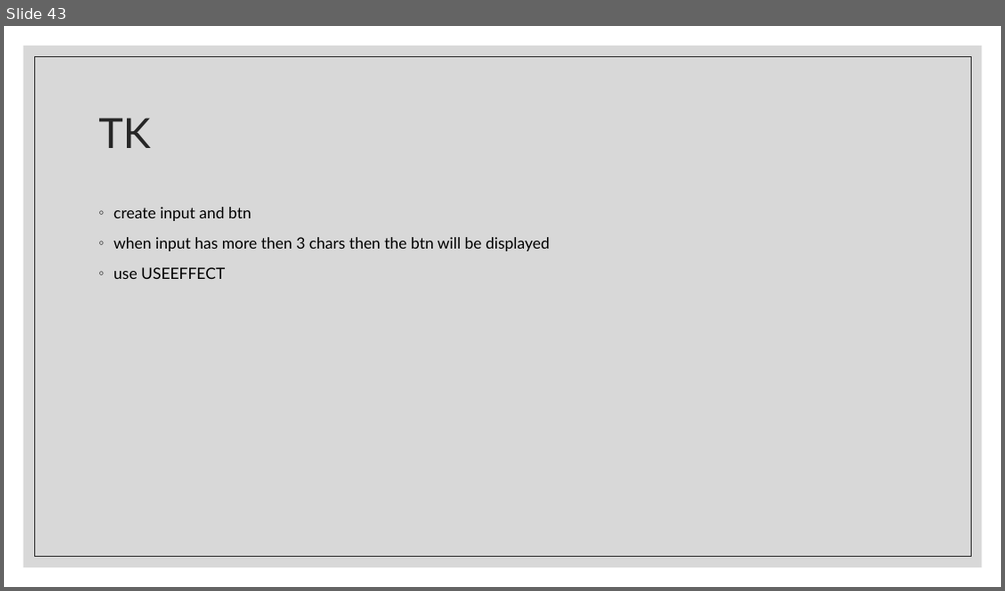
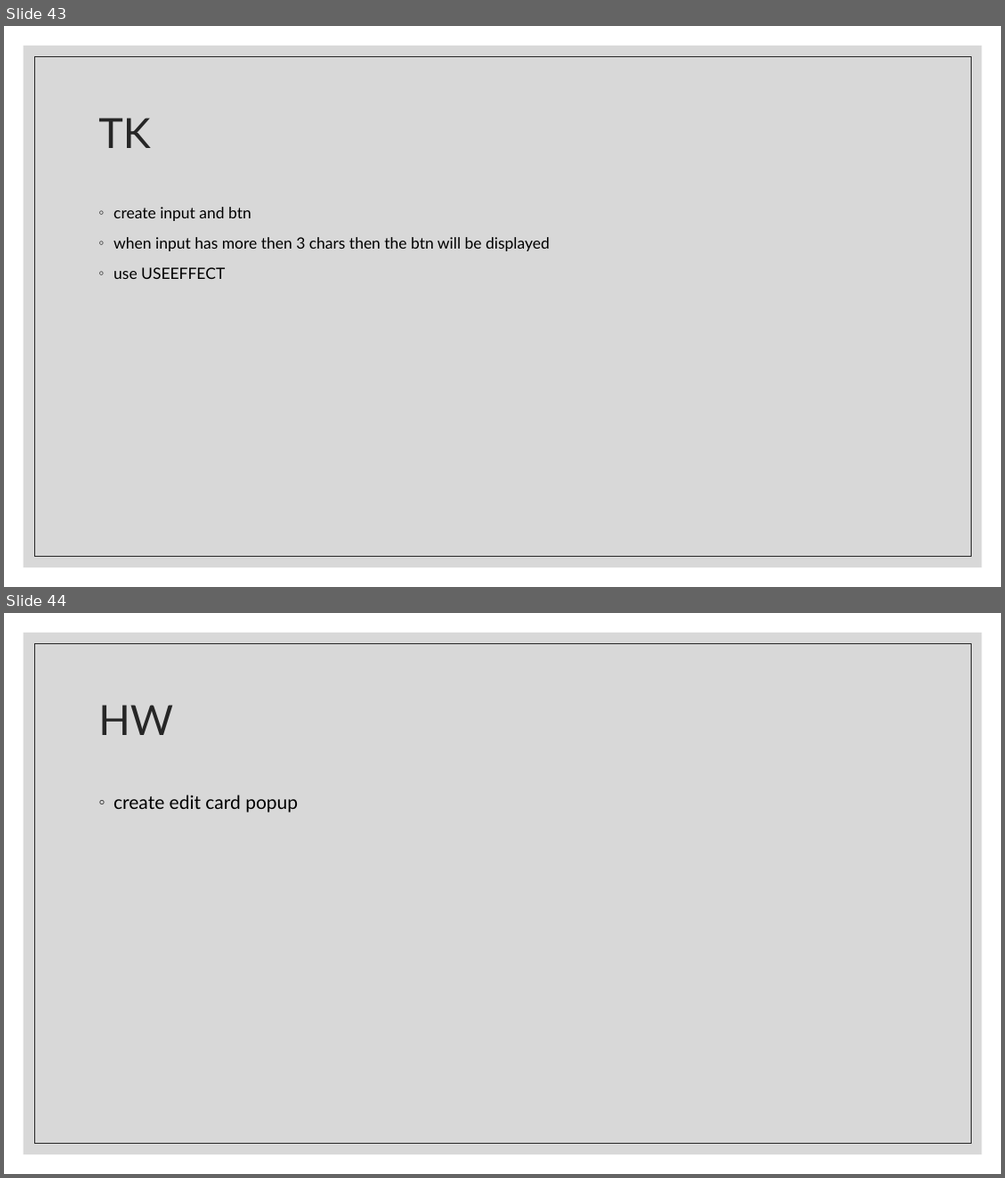
Before and after one commit to Rlss91/ht_W011121MR_morning_first-project, a slide deck: docs/React.pptx. Shown one above the other, each under a label of ours: slide 43 before the commit, slides 43 and 44 after it. The pictures are 1005x591 and 1005x1178 pixels, drawn with LibreOffice and Linux fonts; fonts in the diff are those of the drawing. Boxes give left, top, right and bottom in pixels: in the first picture for what was removed or moved away, otherwise in the second. Text is boxed around its words. In the diff, an @@ line names an element or a change of style, - is before the commit and + after.

```diff
--- a/docs/React.pptx
+++ b/docs/React.pptx
@@ slide 44 added at [4,613,1001,1174], background #FFFFFF; not listed: 2 template elements that a slide beside it also shows @@
@@ title added at [98,705,173,735], 40 pt, text #262626 @@
+HW
@@ text added at [113,795,298,812], 18 pt, text #000000 @@
+◦ create edit card popup
```
Also in this commit, not shown: 1 slide changed.
